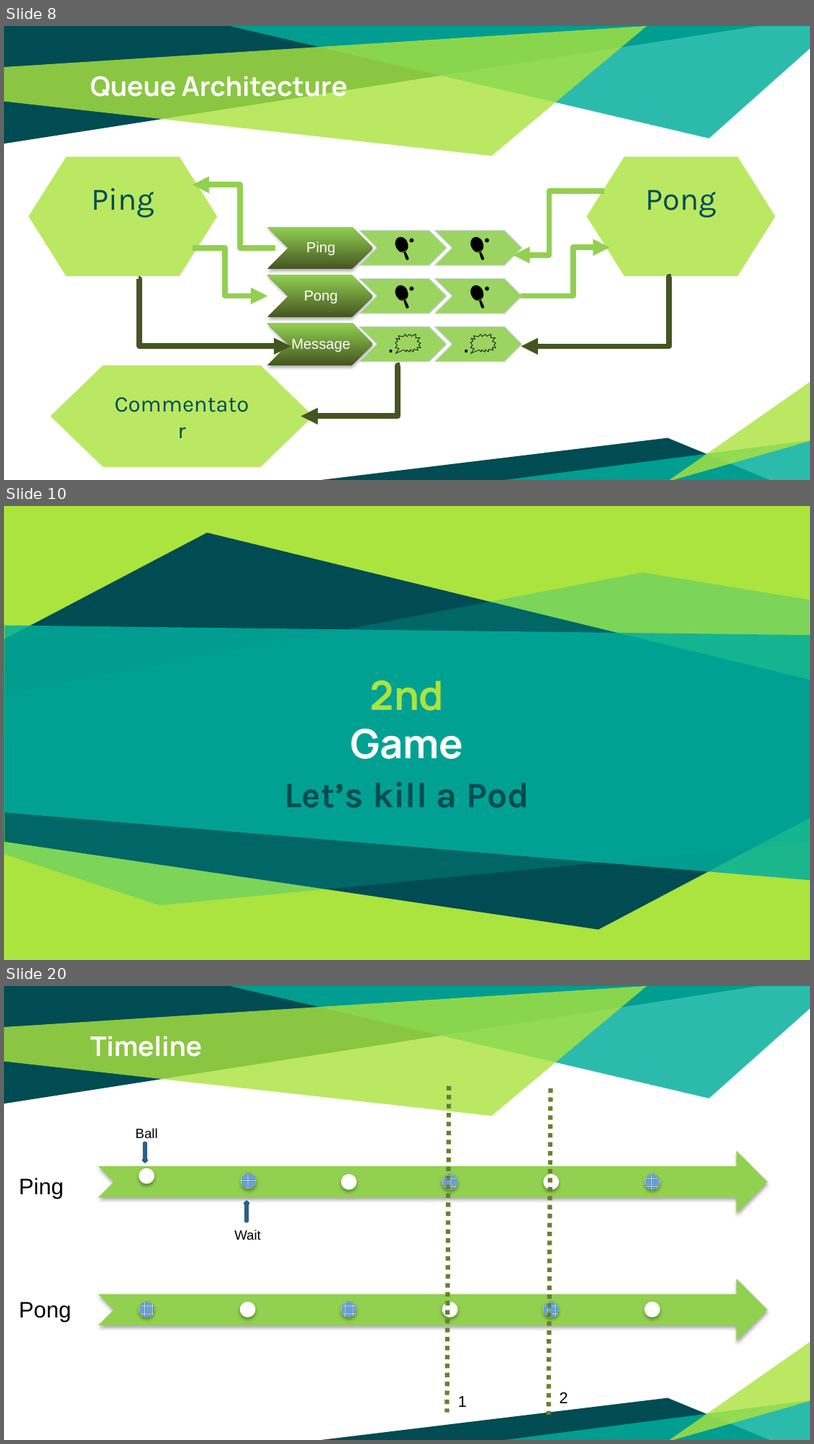
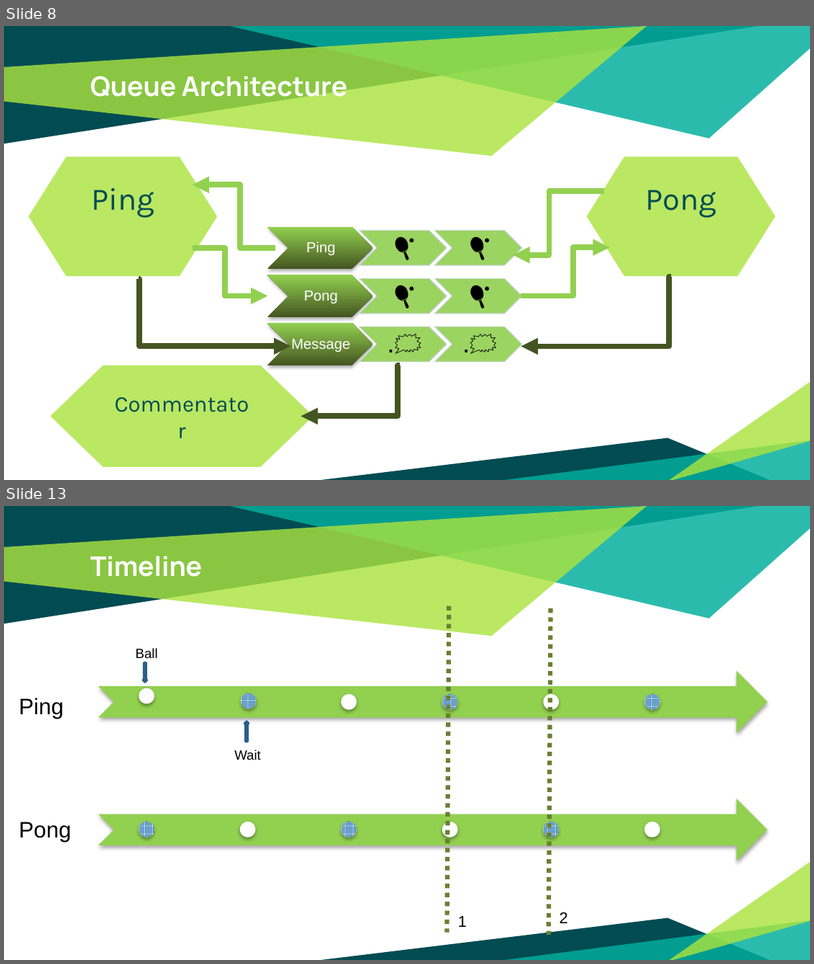
Before and after one commit to patrocinio/chaos-monkey-playing-ping-pong, a slide deck: v2/Presentation/Kubernetes-Resilience.pptx. Shown one above the other, each under a label of ours: slides 8, 10 and 20 before the commit, slides 8 and 13 after it; the slides between them are not shown. The pictures are 814x1444 and 814x964 pixels, drawn with LibreOffice and Linux fonts; fonts in the diff are those of the drawing. Boxes give left, top, right and bottom in pixels: in the first picture for what was removed or moved away, otherwise in the second. Text is boxed around its words. In the diff, an @@ line names an element or a change of style, - is before the commit and + after.

```diff
--- a/v2/Presentation/Kubernetes-Resilience.pptx
+++ b/v2/Presentation/Kubernetes-Resilience.pptx
@@ slide 10 removed at (x1=4, y1=506, x2=810, y2=960), background #ABE33F @@
@@ freeform shape removed at (x1=5, y1=533, x2=810, y2=929) @@
@@ freeform shape removed at (x1=4, y1=572, x2=810, y2=904) @@
@@ freeform shape removed at (x1=4, y1=626, x2=810, y2=880) @@
@@ title removed at (x1=351, y1=680, x2=464, y2=759) @@
-2nd
-Game
@@ subtitle removed at (x1=284, y1=782, x2=530, y2=808) @@
-Let’s kill a Pod
@@ what was slide 20 is now slide 13 @@
```
Also in this commit, not shown: 6 slides changed, 6 other slides removed.
